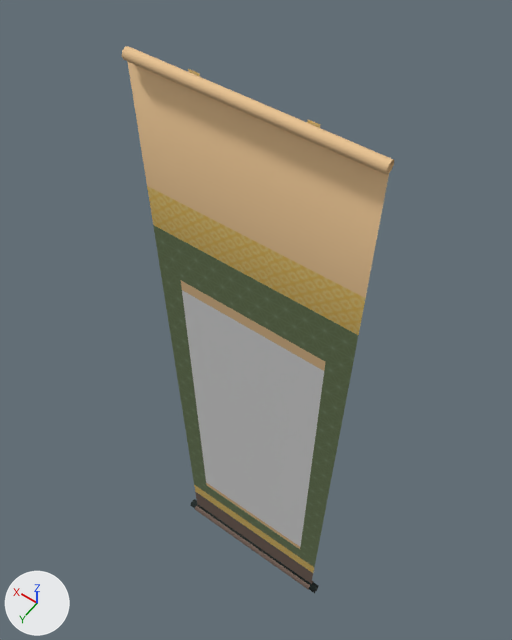
A saved change to the Blender file packages/frontend/assets/world/objects/kakejiku/kakejiku.blend.
One viewpoint serves both versions: a camera (50 mm lens) standing at (-0.488, 0.653, 0.6) and looking at (0.082, -0.145, -0.654). The axes (+X, +Y, +Z) are drawn at lower left. The lights are the same throughout. The older version comes first.

Names of what the first picture shows: 'Cylinder', '__X_IMAGE__'.
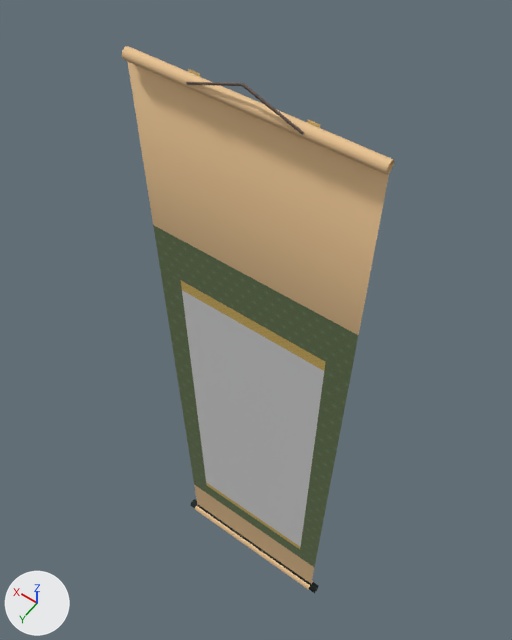
The newer file is also turned or shifted as a whole; pictures and numbers use the older file's frame.

Diff of the bpy script that builds the scene:
```diff
--- a/packages/frontend/assets/world/objects/kakejiku/kakejiku.blend.py
+++ b/packages/frontend/assets/world/objects/kakejiku/kakejiku.blend.py
@@ me_cylinder @@
 # used by ob_cylinder; location = (0.0, -0.01, -1.6)
 # verts and faces of me_cylinder; kept vertices keep their numbers, new ones are numbered from 76
-me_cylinder.from_pydata(...)  # 76 vertices, 36 faces; spans x -0.24..0.24, y -0.01..0.01, z -0.02..1.63
+me_cylinder.from_pydata(...)  # 88 vertices, 45 faces; spans x -0.24..0.24, y -0.01..0.01, z -0.02..1.66
+# me_cylinder part 1
+verts[76] = (-0.1, 0.01, 1.62)  # pixel (304, 132)
+verts[77] = (-0.1, 0.01, 1.62)  # pixel (302, 134)
+verts[78] = (-0.1, 0.01, 1.62)  # pixel (303, 132)
+for new, old in zip([79, 80, 81], [76, 77, 78]): verts[new] = verts[old] + (0.1, 0.0, 0.04)
+for new, old in zip([82, 83, 84], [79, 80, 81]): verts[new] = verts[old] + (0.0, 0.0, 0.0)
+for new, old in zip([85, 86, 87], [82, 83, 84]): verts[new] = verts[old] + (0.1, 0.0, -0.04)
+faces += [(76, 77, 80, 79), (77, 78, 81, 80), (76, 79, 81, 78), (82, 83, 86, 85), (83, 84, 87, 86), (82, 85, 87, 84)]  # smooth
+faces += [(80, 81, 84, 83), (79, 82, 84, 81), (79, 80, 83, 82)]  # smooth
+# me_cylinder part 2: 22 kept faces spanning x -0.22..0.22, y -0.01..0.01, z -0.02..1.63 get new texture (UV) coordinates
 me_cylinder.materials.append(mat_material)
```

Boxes [x1, y1, x2, y2] around the edits, measured in the pictures (512 x 640 px):
part 1 of me_cylinder, added
    after: [186, 82, 304, 135]
part 2 of me_cylinder, surface changed
    both: [147, 79, 366, 590]
